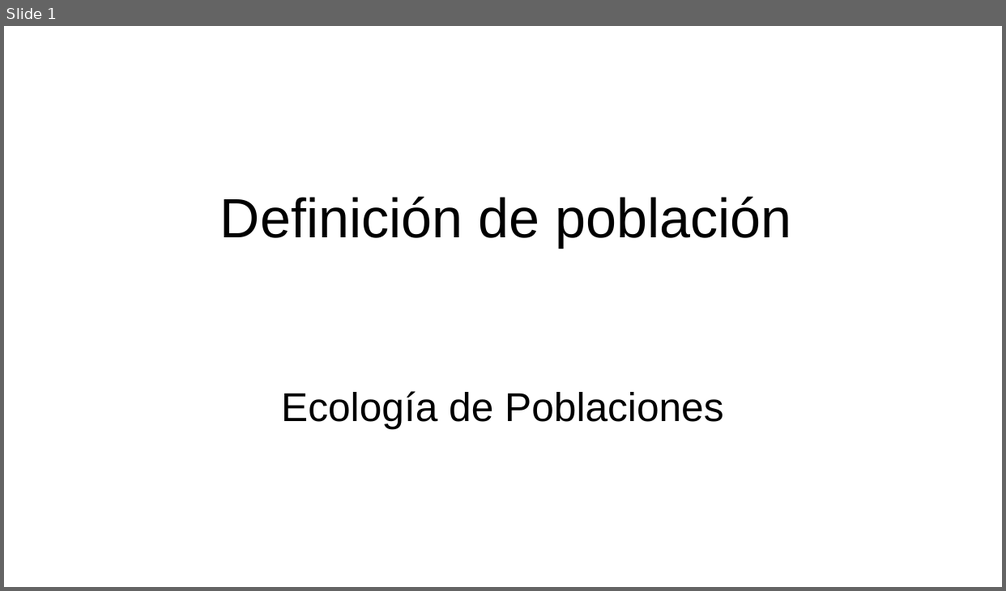
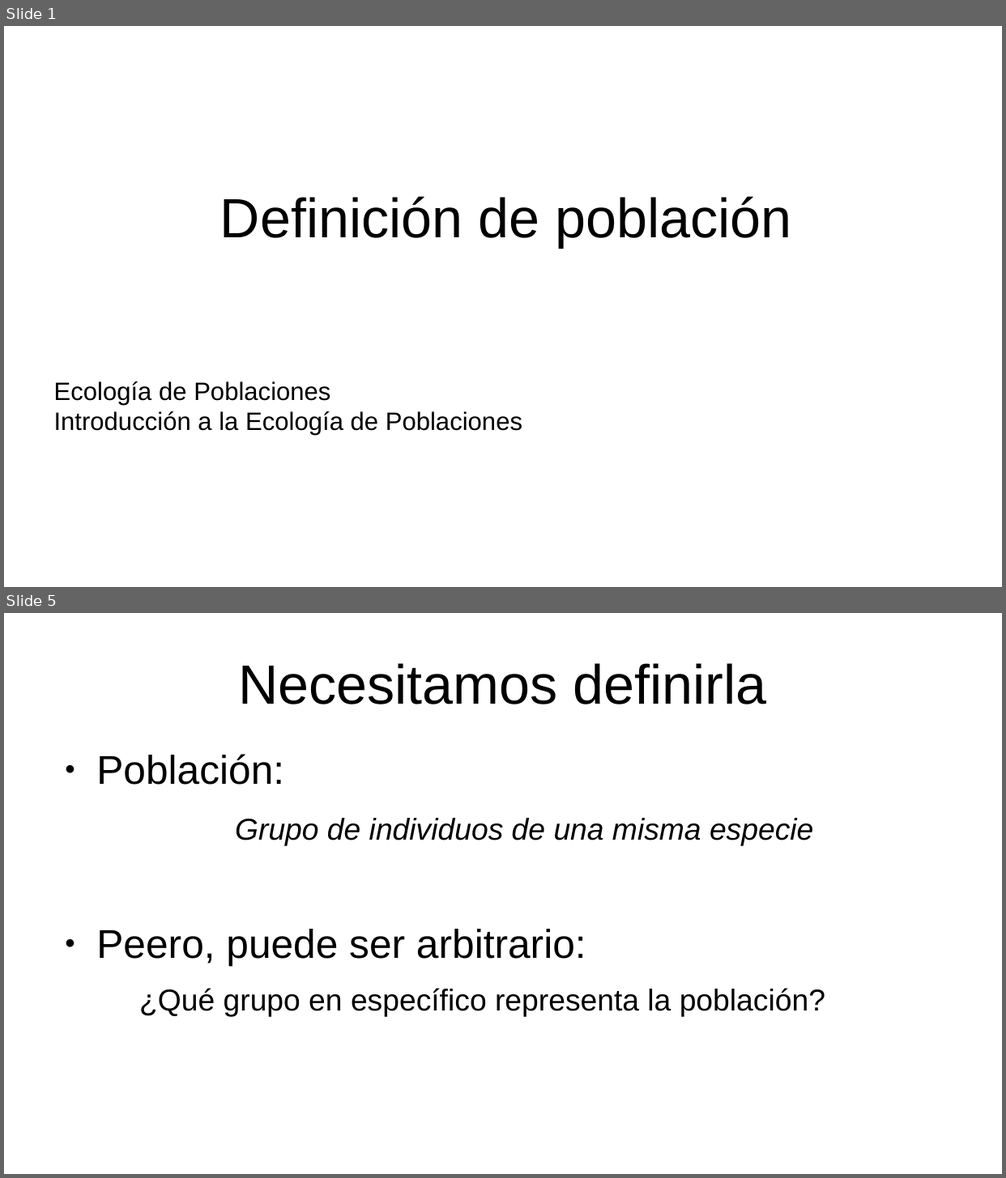
Before and after one commit to gerardommc/Ecologia-poblaciones, a slide deck: Unidad-1/Poblacion.odp. Shown one above the other, each under a label of ours: slide 1 before the commit, slides 1 and 5 after it; the slides between them are not shown. The pictures are 1006x591 and 1006x1178 pixels, drawn with LibreOffice and Linux fonts; fonts in the diff are those of the drawing. Boxes give left, top, right and bottom in pixels: in the first picture for what was removed or moved away, otherwise in the second. Text is boxed around its words. In the diff, an @@ line names an element or a change of style, - is before the commit and + after.

Commit message:
Poblaciones

```diff
--- a/Unidad-1/Poblacion.odp
+++ b/Unidad-1/Poblacion.odp
@@ slide 5 added at [4, 613, 1002, 1174], background #FFFFFF @@
@@ title added at [238, 663, 767, 705], 44 pt, text #000000 @@
+Necesitamos definirla
@@ text added at [96, 754, 825, 1017], 24 pt, text #000000 @@
+● Población:
+Grupo de individuos de una misma especie
+● Peero, puede ser arbitrario:
+  ¿Qué grupo en específico representa la población?
@@ slide 1 changed as well @@
@@ subtitle at [54, 382, 330, 406]: size 32 to 20 pt in "Ecología de Poblaciones"; alignment centre to left @@
@@ subtitle at [54, 412, 522, 436]: paragraph added @@
+Introducción a la Ecología de Poblaciones
```
Also in this commit, not shown: 13 other slides added, 1 slide removed, 19 other files.
